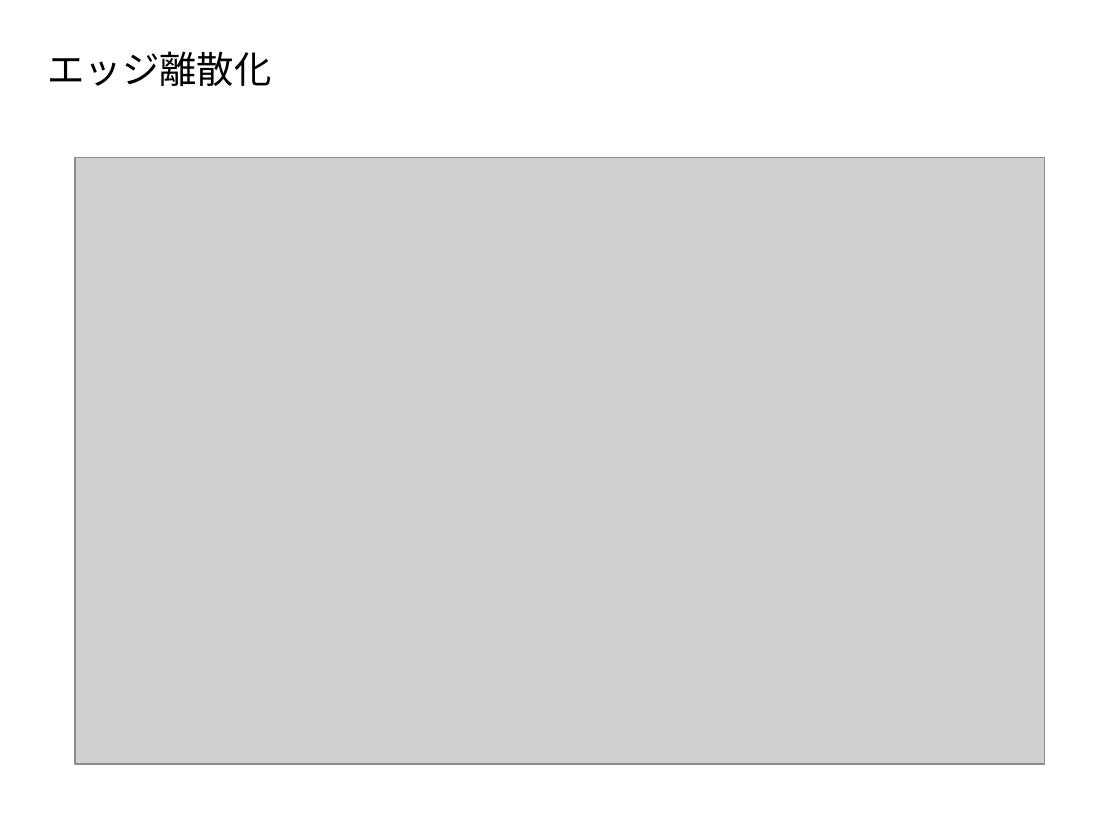
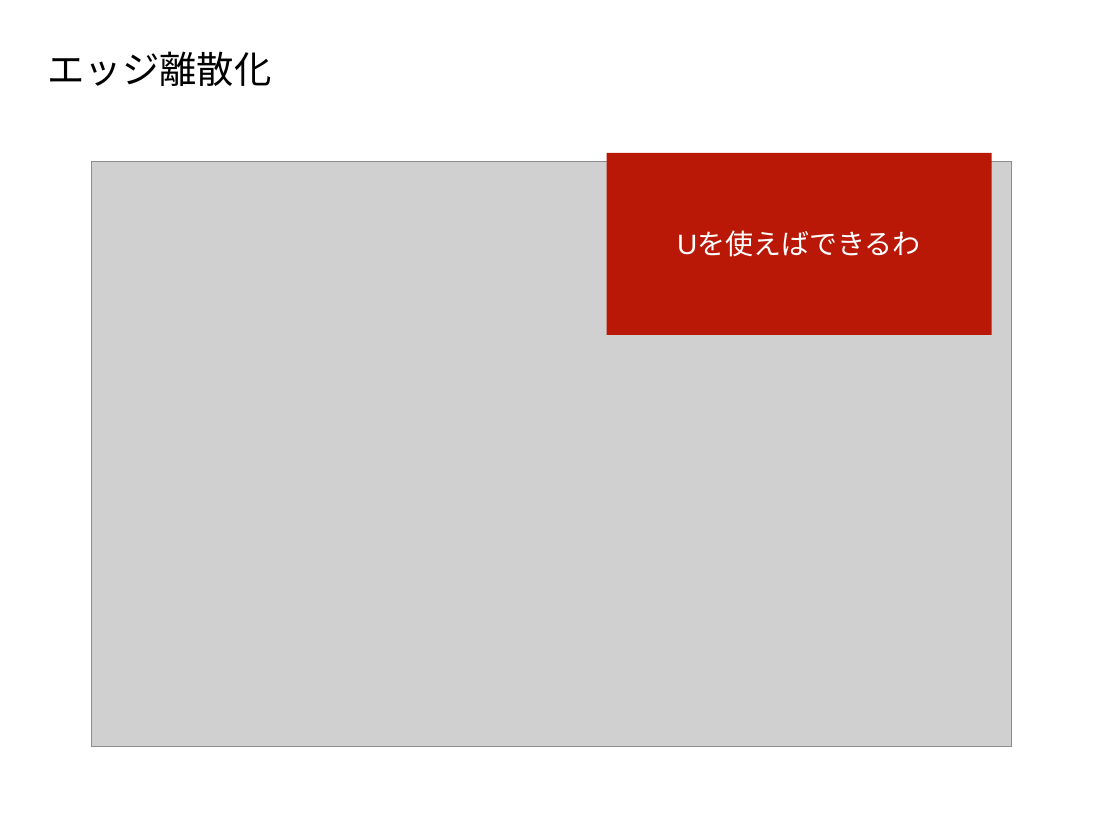
Before and after one commit to sohsugi1108/optimization, a slide deck: slide 11 of doc/不在確率_tsp.pptx (slide 13 before the commit). Drawn at 1120x840 pixels with LibreOffice and Linux fonts; fonts in the diff are those of the drawing; grey boxes stand for pictures. Boxes give left, top, right and bottom in pixels: in the first picture for what was removed or moved away, otherwise in the second. Text is boxed around its words. In the diff, an @@ line names an element or a change of style, - is before the commit and + after.

```diff
--- a/doc/不在確率_tsp.pptx
+++ b/doc/不在確率_tsp.pptx
@@ picture: place and size @@
-picture at (75,158,1045,764)
+picture at (92,161,1011,747)
@@ rectangle added at (607,152,992,334), fill #BA1806, 18 pt, text #FFFFFF @@
+Uを使えばできるわ
```
Also in this commit, not shown: 5 other slides changed, 2 slides removed, 3 other files.
